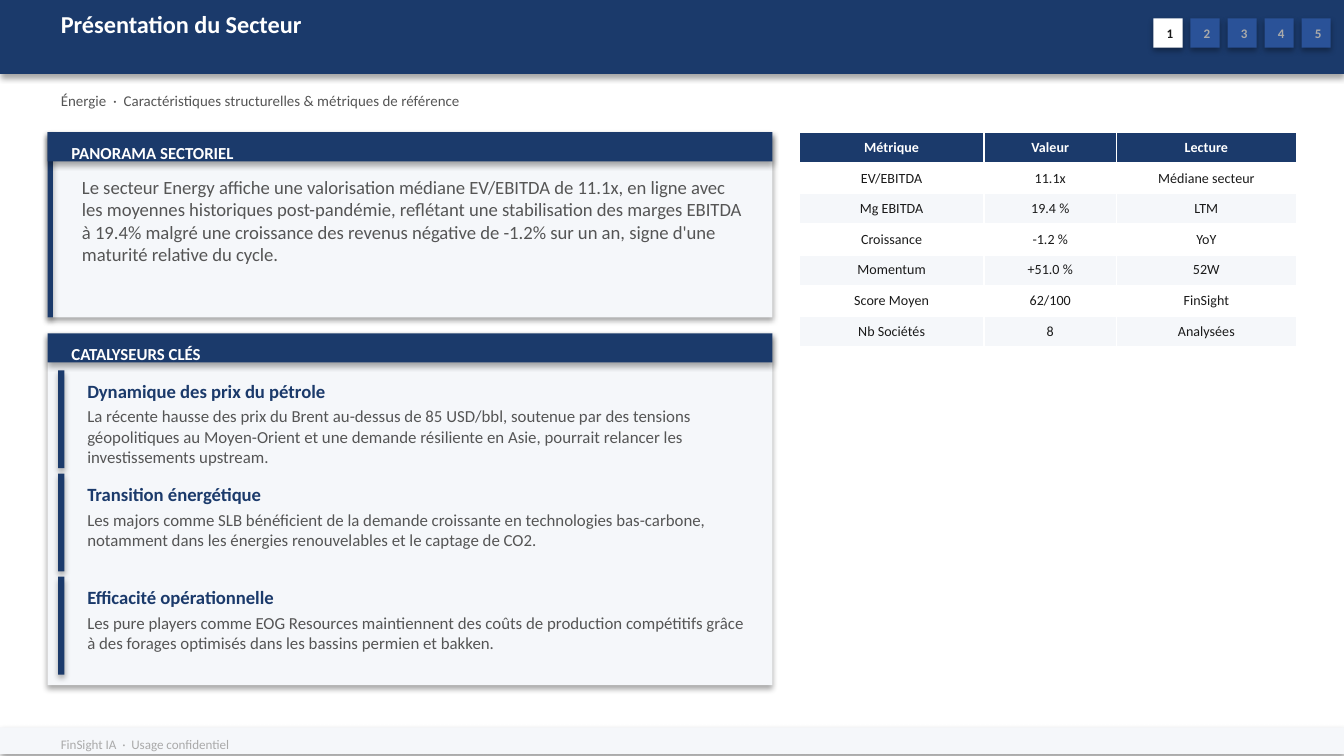
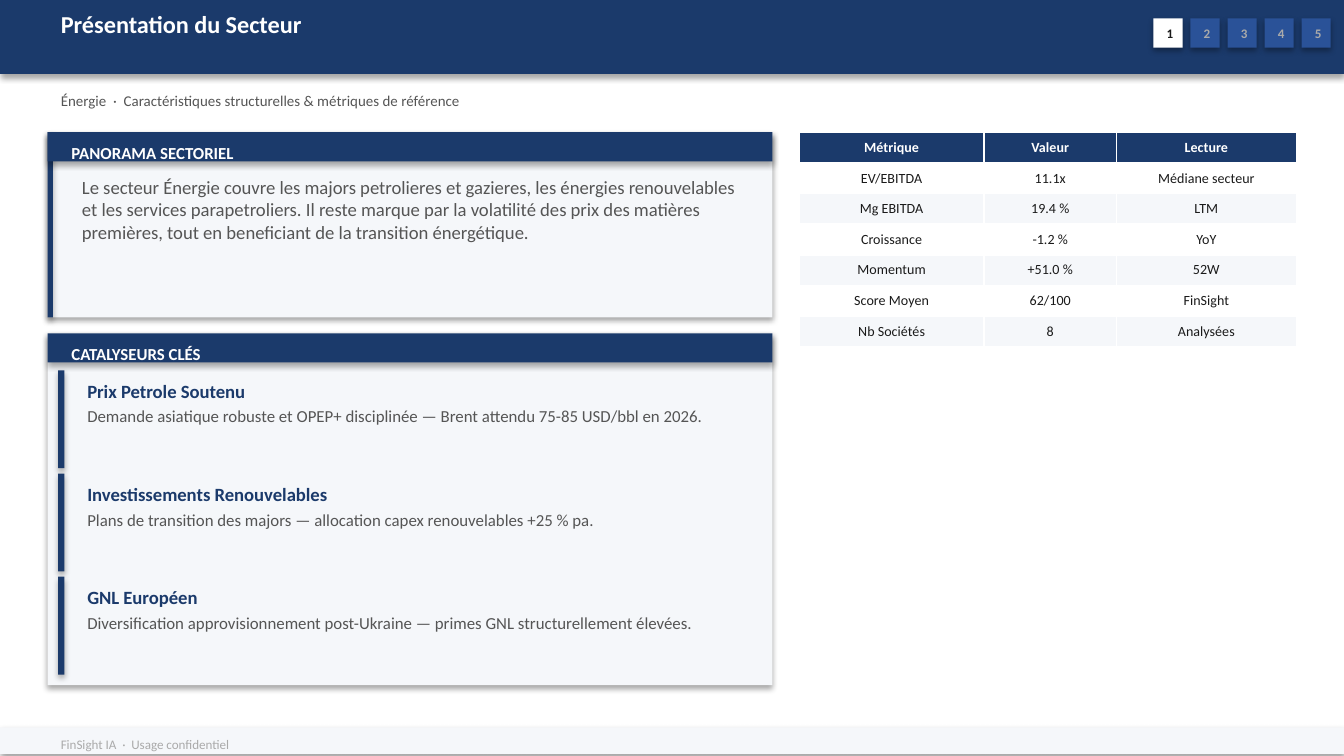
Before and after one commit to baptistejeh07-art/finsight-ia, a slide deck: slide 5 of preview/secteur_Energy_S&P_500/secteur_Energy_S&P_500.pptx. Drawn at 1344x756 pixels with LibreOffice and Linux fonts; fonts in the diff are those of the drawing. Boxes give left, top, right and bottom in pixels: in the first picture for what was removed or moved away, otherwise in the second. Text is boxed around its words. In the diff, an @@ line names an element or a change of style, - is before the commit and + after.

Commit message:
chore(preview): secteur_Energy_S&P_500 outputs regeneres

```diff
--- a/preview/secteur_Energy_S&P_500/secteur_Energy_S&P_500.pptx
+++ b/preview/secteur_Energy_S&P_500/secteur_Energy_S&P_500.pptx
@@ text at (82, 179, 735, 242): text changed @@
-Le secteur Energy affiche une valorisation médiane EV/EBITDA de 11.1x, en ligne avec les moyennes historiques post-pandémie, reflétant une stabilisation des marges EBITDA à 19.4% malgré une croissance des revenus négative de -1.2% sur un an, signe d'une maturité relative du cycle.
+Le secteur Énergie couvre les majors petrolieres et gazieres, les énergies renouvelables et les services parapetroliers. Il reste marque par la volatilité des prix des matières premières, tout en beneficiant de la transition énergétique.
@@ text at (87, 385, 245, 398): text changed @@
-Dynamique des prix du pétrole
+Prix Petrole Soutenu
@@ text at (87, 410, 702, 425): text changed @@
-La récente hausse des prix du Brent au-dessus de 85 USD/bbl, soutenue par des tensions géopolitiques au Moyen-Orient et une demande résiliente en Asie, pourrait relancer les investissements upstream.
+Demande asiatique robuste et OPEP+ disciplinée — Brent attendu 75-85 USD/bbl en 2026.
@@ text at (87, 488, 328, 501): text changed @@
-Transition énergétique
+Investissements Renouvelables
@@ text at (87, 514, 593, 529): text changed @@
-Les majors comme SLB bénéficient de la demande croissante en technologies bas-carbone, notamment dans les énergies renouvelables et le captage de CO2.
+Plans de transition des majors — allocation capex renouvelables +25 % pa.
@@ text at (87, 591, 197, 607): text changed @@
-Efficacité opérationnelle
+GNL Européen
@@ text at (87, 617, 691, 632): text changed @@
-Les pure players comme EOG Resources maintiennent des coûts de production compétitifs grâce à des forages optimisés dans les bassins permien et bakken.
+Diversification approvisionnement post-Ukraine — primes GNL structurellement élevées.
```
Also in this commit, not shown: 8 other slides changed, 2 other files.
